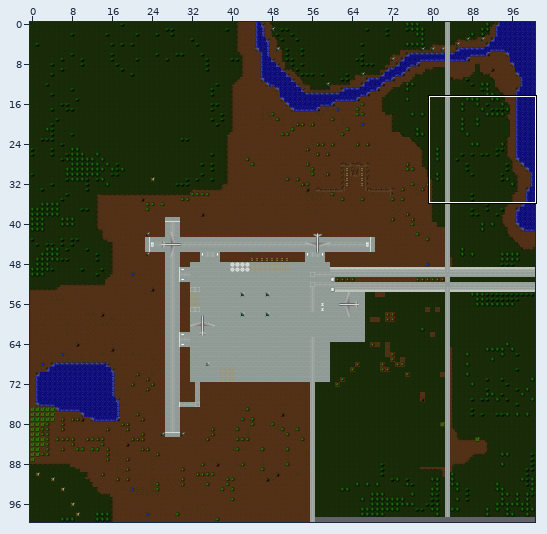
Two versions of a level (Tiled map, assets/maps/level_1.tmx). Above, an overview of the earlier version with the close-up marked.
Close-up. Before:
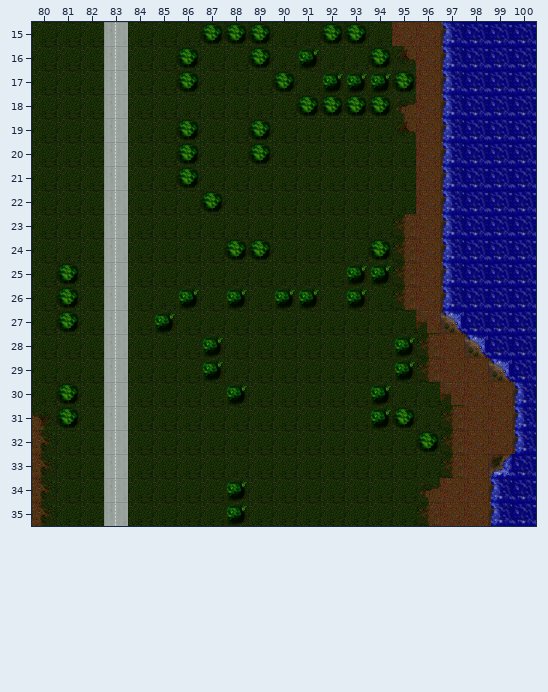
Cells are 40x40 px. Shown: x 80..100, y 15..35. The commit also changed other parts of the map, which this record leaves out. The old version is drawn lined up with the new one.
And afterwards:
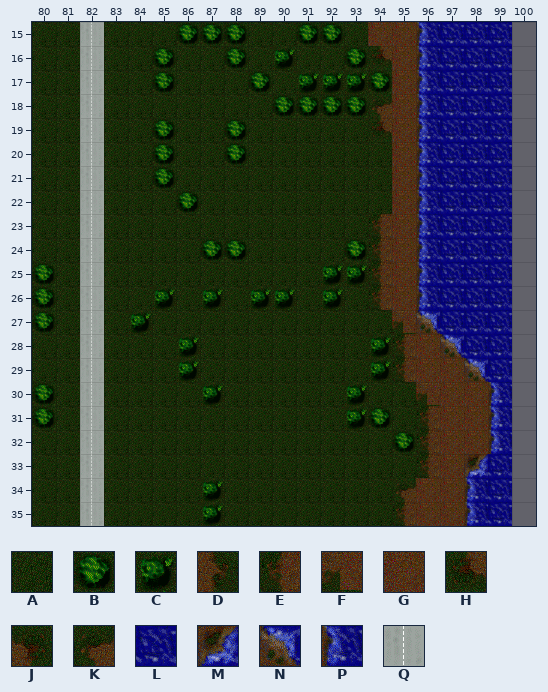
Key: from "landscape_tiles": A 0, B 1, C 2, D 4, E 6, F 15, G 16, H 21, J 22, K 23, L 40, M 48, N 50, P 52, Q 85.
_ is an empty cell.
Tiles replaced or removed in this view: A, B, C, D, E, F, G, H, J, K, L, M, N, P, Q.
Edits made:
Changed rows in their new state; . is an unchanged cell.
map size 101x100 -> 100x100 cells
Layer "landscape_tiles":
first column x 80:
15 ..QA..B..A.B.AG.PL.._
16 ..QA.BA.BACA.BHGPL.._
17 ..QA.BA..BAC..BGPL.._
18 ..QA......B...KGPL.._
19 ..QA.BA.BA....HGPL.._
20 ..QA.BA.BA.....GPL.._
21 ..QA.BA........GPL.._
22 ..QA..BA.......GPL.._
23 ..QA..........EGPL.._
24 ..QA...B.A...BEGPL.._
25 BAQA........C.EGPL.._
26 BAQA.CACAC.ACAEGPL.._
27 BAQACA.........FNL.._
28 ..QA..CA......CEGNL._
29 ..QA..CA......CEG.NL_
30 BAQA...CA....CA.FG.P_
31 BAQA.........CBAEG.P_
32 A.QA...........BEG.P_
33 A.QA............EGML_
34 A.QA...CA......KG.PL_
35 A.QA...CA......EG.PL_
Changed places in both close-ups, as pixel boxes (x1, y1, x2, y2):
changed: (32, 22, 536, 526)
